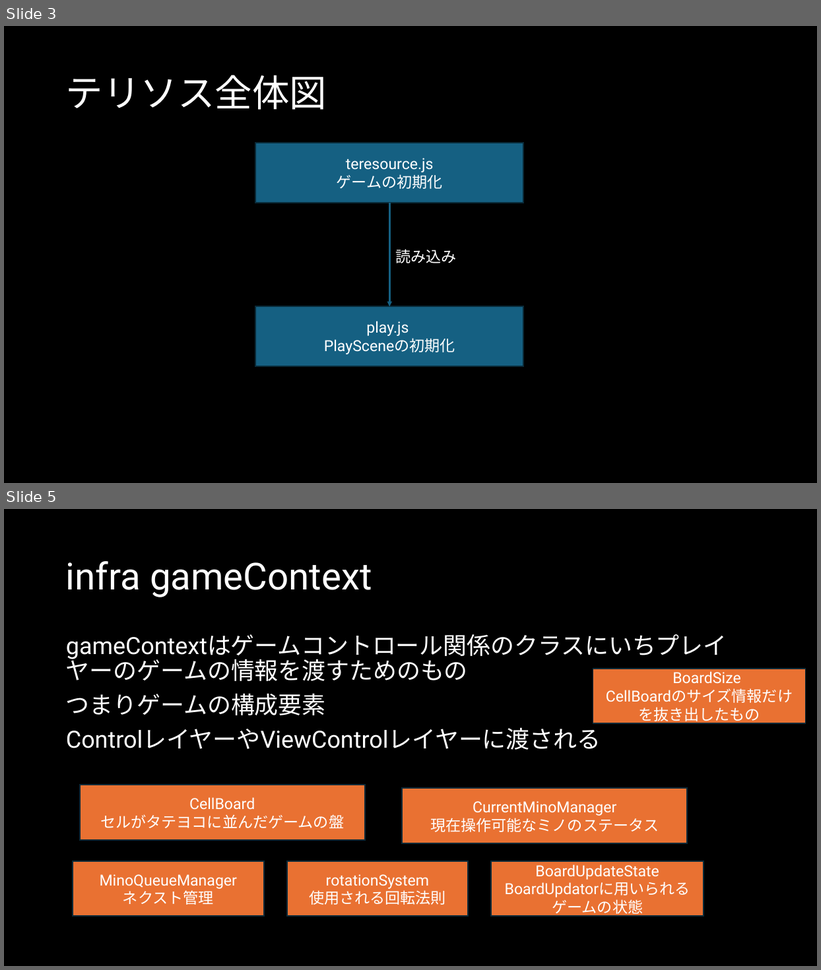
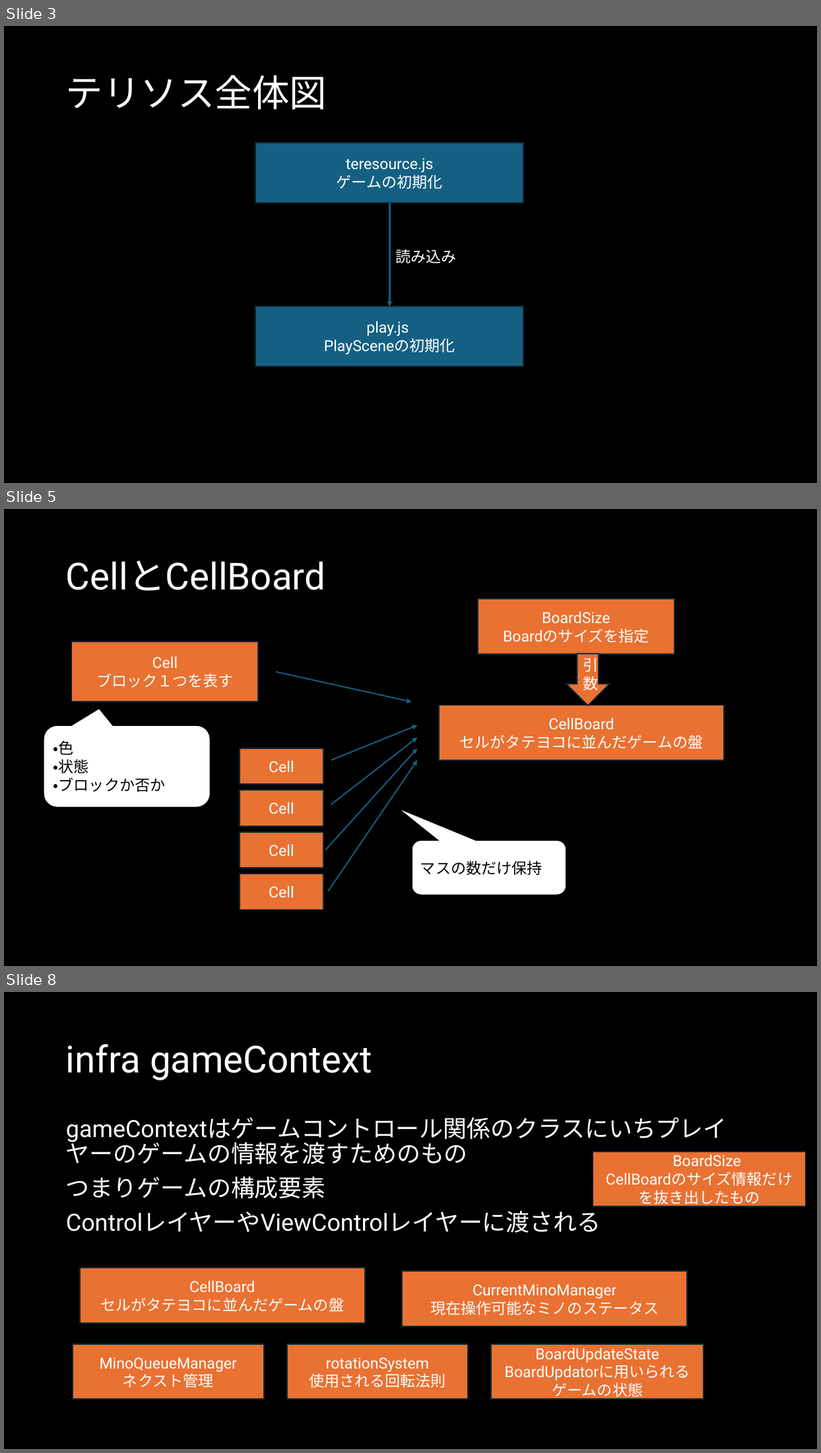
Before and after one commit to Ito-Hideaki/teresource, a slide deck: docs/DocToUnderstandTeresource.pptx. Shown one above the other, each under a label of ours: slides 3 and 5 before the commit, slides 3, 5 and 8 after it; the slides between them are not shown. The pictures are 821x970 and 821x1453 pixels, drawn with LibreOffice and Linux fonts; fonts in the diff are those of the drawing. Boxes give left, top, right and bottom in pixels: in the first picture for what was removed or moved away, otherwise in the second. Text is boxed around its words. In the diff, an @@ line names an element or a change of style, - is before the commit and + after.

```diff
--- a/docs/DocToUnderstandTeresource.pptx
+++ b/docs/DocToUnderstandTeresource.pptx
@@ slide 5 added at (4, 509, 817, 966), background #000000 @@
@@ title added at (66, 560, 325, 591), 44 pt, text #FFFFFF @@
+CellとCellBoard
@@ rectangle added at (478, 599, 675, 654), fill #E97132, outline #092A39 1.5 pt, 18 pt, text #FFFFFF @@
+BoardSize
+Boardのサイズを指定
@@ rectangle added at (72, 642, 258, 702), fill #E97132, outline #092A39 1.5 pt, 18 pt, text #FFFFFF @@
+Cell
+ブロック１つを表す
@@ down arrow added at (566, 654, 610, 706), fill #E97132, outline #092A39 1.5 pt, 18 pt, text #FFFFFF @@
+引数
@@ arrow added from (276, 672) to (412, 702), #156082 1.5 pt @@
@@ rectangle added at (439, 706, 725, 760), fill #E97132, outline #092A39 1.5 pt, 18 pt, text #FFFFFF @@
+CellBoard
+セルがタテヨコに並んだゲームの盤
@@ rounded speech box added at (44, 725, 211, 808), fill #FFFFFF, outline #000000 1.5 pt, 18 pt, text #000000 @@
+・色
+・状態
+・ブロックか否か
@@ arrow added from (331, 760) to (418, 725), #156082 1.5 pt @@
@@ arrow added from (331, 805) to (418, 738), #156082 1.5 pt @@
@@ rectangle added at (240, 749, 323, 785), fill #E97132, outline #092A39 1.5 pt, 18 pt, text #FFFFFF @@
+Cell
@@ arrow added from (325, 851) to (418, 749), #156082 1.5 pt @@
@@ arrow added from (329, 891) to (418, 760), #156082 1.5 pt @@
@@ rectangle added at (240, 791, 323, 827), fill #E97132, outline #092A39 1.5 pt, 18 pt, text #FFFFFF @@
+Cell
@@ rectangle added at (240, 832, 323, 868), fill #E97132, outline #092A39 1.5 pt, 18 pt, text #FFFFFF @@
+Cell
@@ rounded speech box added at (412, 840, 567, 895), fill #FFFFFF, outline #000000 1.5 pt, 18 pt, text #000000 @@
+マスの数だけ保持
@@ rectangle added at (240, 875, 323, 910), fill #E97132, outline #092A39 1.5 pt, 18 pt, text #FFFFFF @@
+Cell
@@ what was slide 5 is now slide 8 @@
```
Also in this commit, not shown: 7 slides changed, 20 other slides added.
